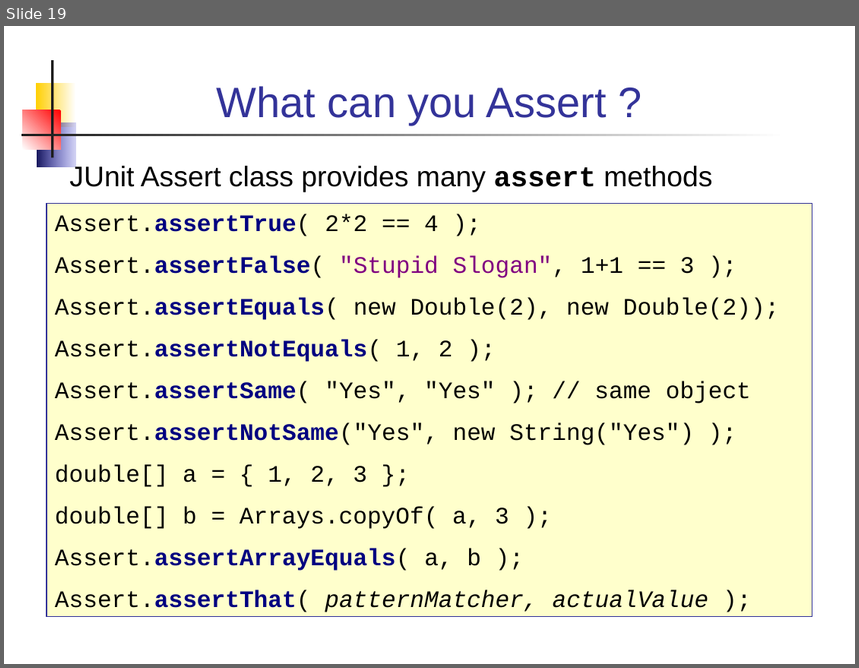
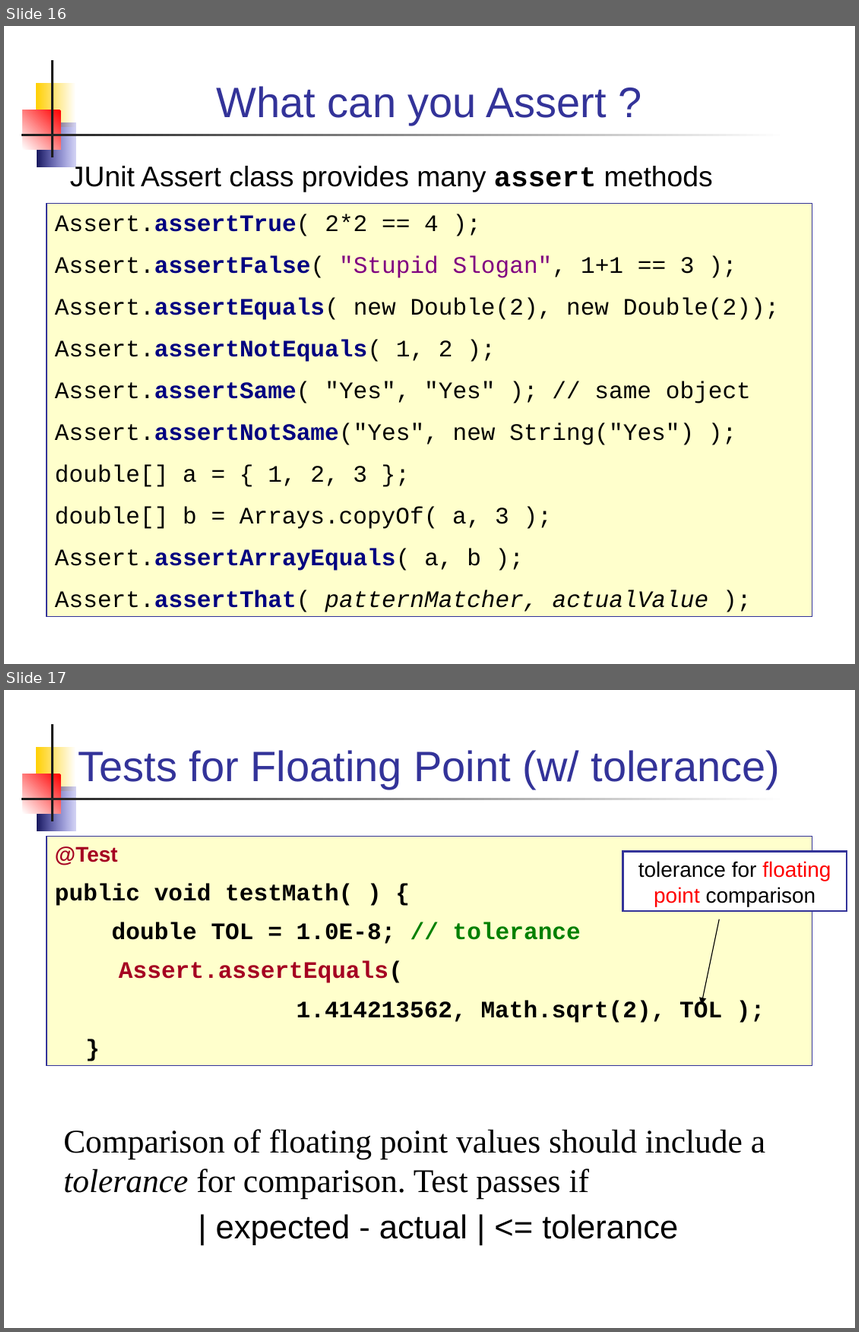
Before and after one commit to skeoop/skeoop.github.io, a slide deck: week10/UnitTesting.ppt. Shown one above the other, each under a label of ours: slide 19 before the commit, slides 16 and 17 after it. The pictures are 859x668 and 859x1332 pixels, drawn with LibreOffice and Linux fonts; fonts in the diff are those of the drawing. Boxes give left, top, right and bottom in pixels: in the first picture for what was removed or moved away, otherwise in the second. Text is boxed around its words. In the diff, an @@ line names an element or a change of style, - is before the commit and + after.

```diff
--- a/week10/UnitTesting.ppt
+++ b/week10/UnitTesting.ppt
@@ slide 17 added at (x1=4, y1=690, x2=855, y2=1328), background #FFFFFF; not listed: 5 template elements that a slide beside it also shows @@
@@ title added at (x1=78, y1=750, x2=781, y2=789), 36 pt, text #333399 @@
+Tests for Floating Point (w/ tolerance)
@@ rectangle added at (x1=47, y1=837, x2=813, y2=1066), fill #FFFFCC, outline #333399 0.74 pt, 20 pt, text #000000, bold @@
+@Test
+public void testMath( ) {
+double TOL = 1.0E-8; // tolerance
+Assert.assertEquals(
+1.414213562, Math.sqrt(2), TOL );
+}
@@ rectangle added at (x1=623, y1=852, x2=847, y2=911), fill #FFFFFF, outline #333399 1.5 pt, 18 pt, text #000000 @@
+tolerance for floating point comparison
@@ arrow added from (719, 919) to (701, 1005), #000000 0.74 pt @@
@@ text added at (x1=63, y1=1129, x2=766, y2=1246), 28 pt, text #000000 @@
+Comparison of floating point values should include a tolerance for comparison. Test passes if
+| expected - actual | <= tolerance
@@ what was slide 19 is now slide 16 @@
```
Also in this commit, not shown: 14 slides changed, 3 other slides added, 5 slides removed, 4 other files.
